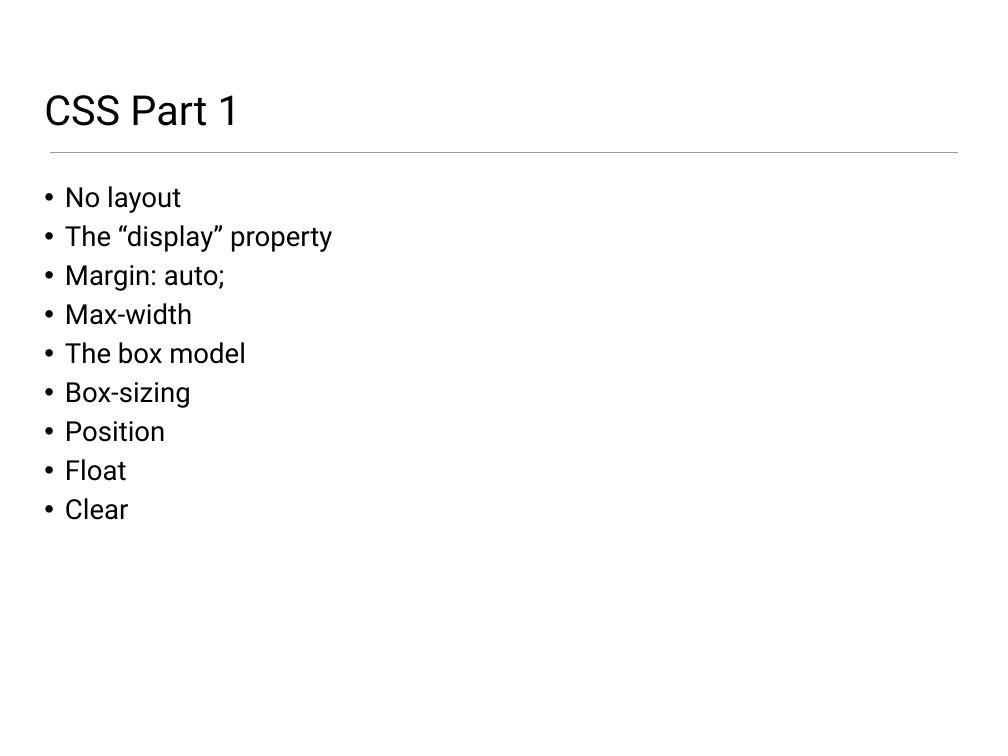
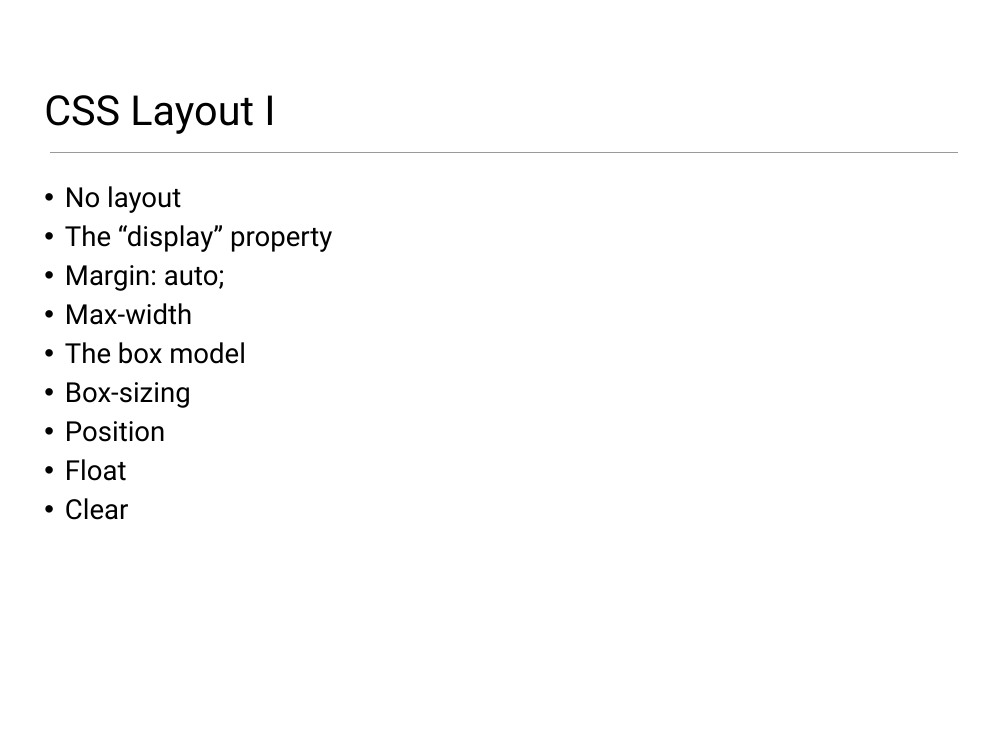
Before and after one commit to wit-web-dev-2015/web-dev-1, a slide deck: slide 6 of topic06/talk-1/a-css-layout-part1.pptx (slide 3 before the commit). Drawn at 1008x756 pixels with LibreOffice and Linux fonts; fonts in the diff are those of the drawing. Boxes give left, top, right and bottom in pixels: in the first picture for what was removed or moved away, otherwise in the second. Text is boxed around its words. In the diff, an @@ line names an element or a change of style, - is before the commit and + after.

```diff
--- a/topic06/talk-1/a-css-layout-part1.pptx
+++ b/topic06/talk-1/a-css-layout-part1.pptx
@@ title at box(44, 95, 275, 134): text changed @@
-CSS Part 1
+CSS Layout I
```
Also in this commit, not shown: 5 other slides changed, 3 slides added, 2 other files.
